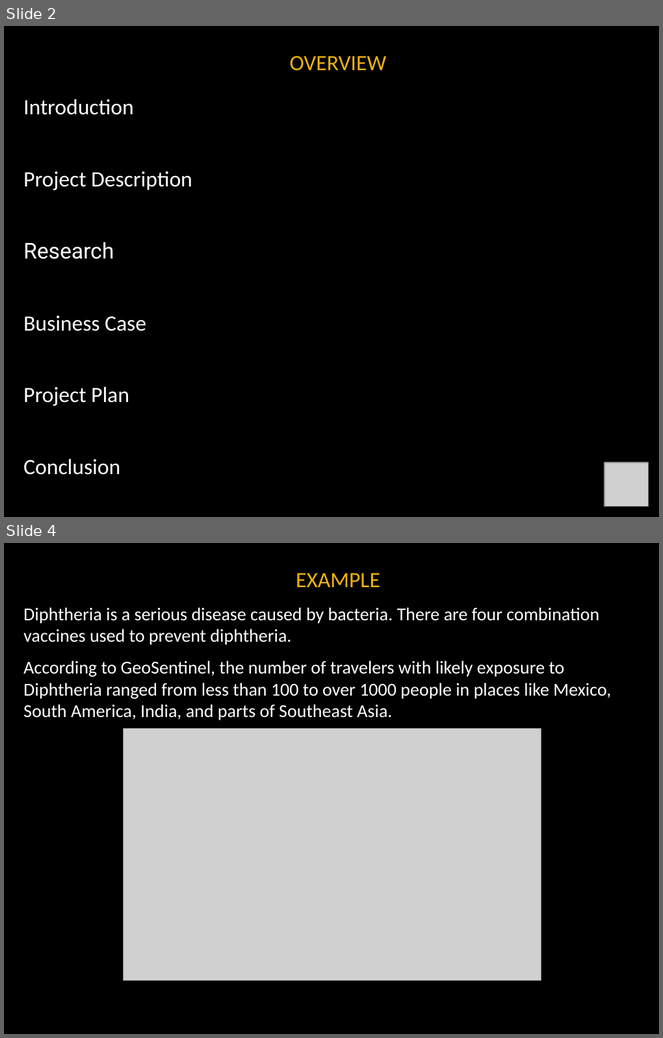
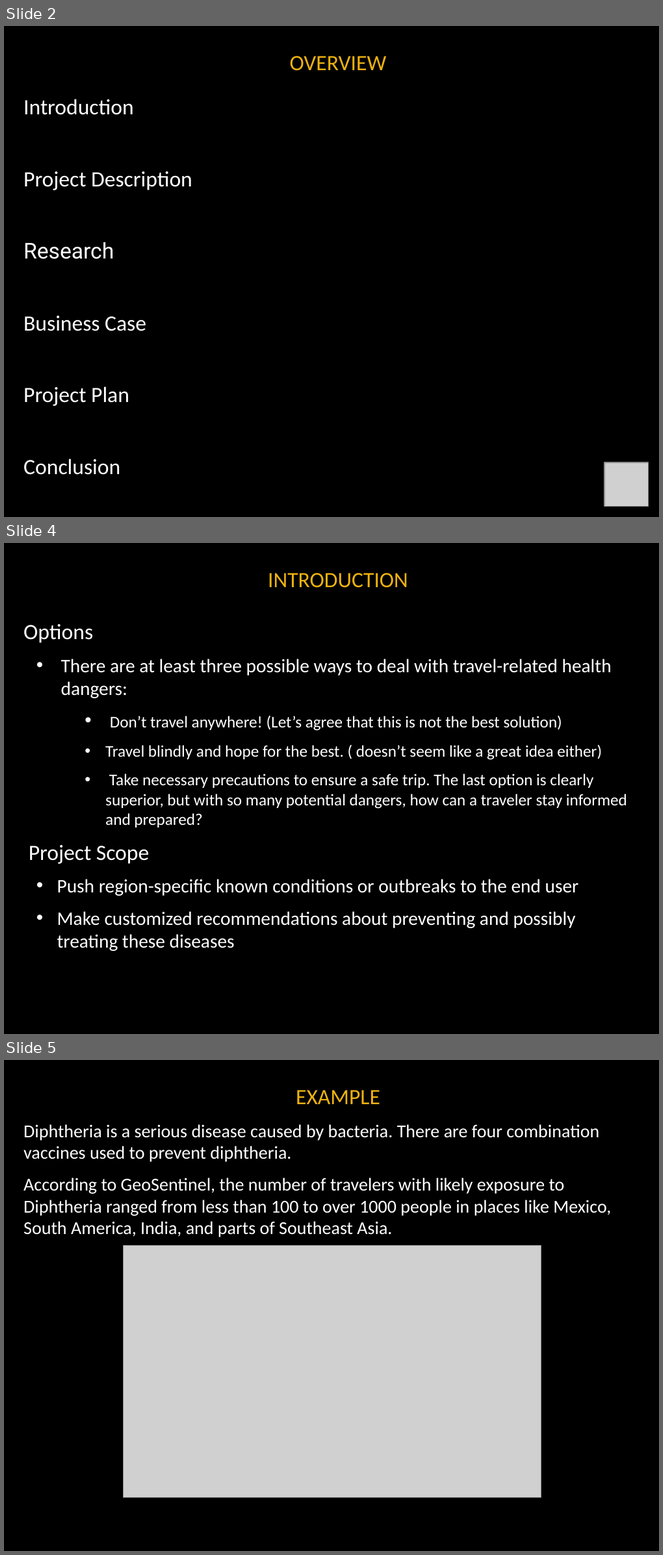
Before and after one commit to noanadler/RockStars, a slide deck: Deliverable1/Docs/TopicPresentation.pptx. Shown one above the other, each under a label of ours: slides 2 and 4 before the commit, slides 2, 4 and 5 after it; the slides between them are not shown. The pictures are 663x1038 and 663x1555 pixels, drawn with LibreOffice and Linux fonts; fonts in the diff are those of the drawing; grey boxes stand for pictures; background and template pictures are left out. Boxes give left, top, right and bottom in pixels: in the first picture for what was removed or moved away, otherwise in the second. Text is boxed around its words. In the diff, an @@ line names an element or a change of style, - is before the commit and + after.

```diff
--- a/Deliverable1/Docs/TopicPresentation.pptx
+++ b/Deliverable1/Docs/TopicPresentation.pptx
@@ slide 4 added at box(4, 543, 659, 1034), background #000000 @@
@@ title added at box(268, 573, 408, 588), 24 pt, text #EEB211 @@
+INTRODUCTION
@@ text added at box(24, 624, 627, 951), 18 pt, text #FFFFFF @@
+Options
+  • There are at least three possible ways to deal with travel-related health dangers:
+    • Don’t travel anywhere! (Let’s agree that this is not the best solution)
+    • Travel blindly and hope for the best. ( doesn’t seem like a great idea either)
+    • Take necessary precautions to ensure a safe trip. The last option is clearly superior, but with so many potential dangers, how can a traveler stay informed and prepared?
+Project Scope
+  • Push region-specific known conditions or outbreaks to the end user
+  • Make customized recommendations about preventing and possibly treating these diseases
@@ what was slide 4 is now slide 5 @@
```
Also in this commit, not shown: 3 slides changed.
